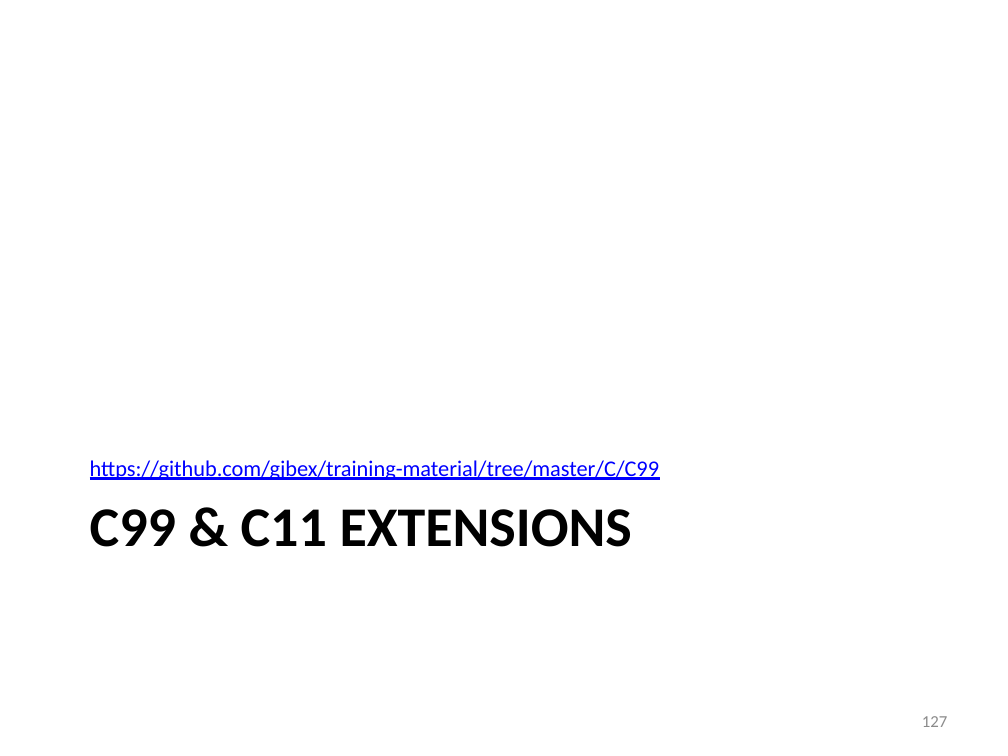
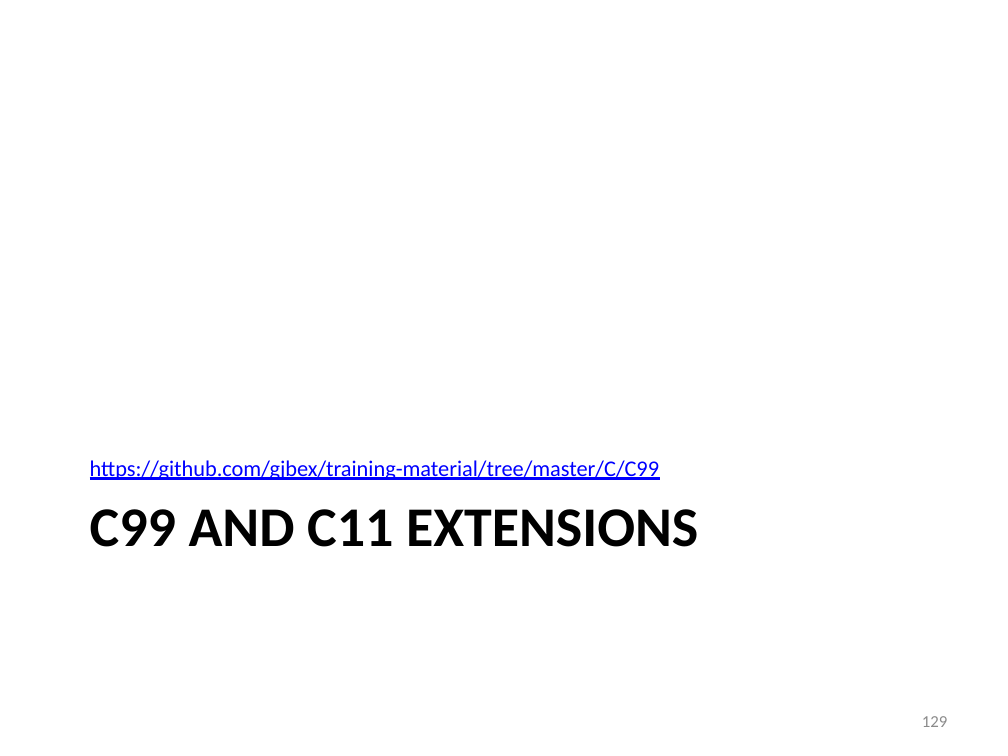
Before and after one commit to gjbex/Scientific-C, a slide deck: slide 129 of scientific_c.pptx (slide 127 before the commit). Drawn at 1008x756 pixels with LibreOffice and Linux fonts; fonts in the diff are those of the drawing. Boxes give left, top, right and bottom in pixels: in the first picture for what was removed or moved away, otherwise in the second. Text is boxed around its words. In the diff, an @@ line names an element or a change of style, - is before the commit and + after.

```diff
--- a/scientific_c.pptx
+++ b/scientific_c.pptx
@@ title at [90,509,698,547]: text changed @@
-C99 & C11 EXTENSIONS
+C99 AND C11 EXTENSIONS
@@ page number at [922,716,948,727]: text changed @@
-127
+129
```
Also in this commit, not shown: 7 other slides changed, 3 slides added.
